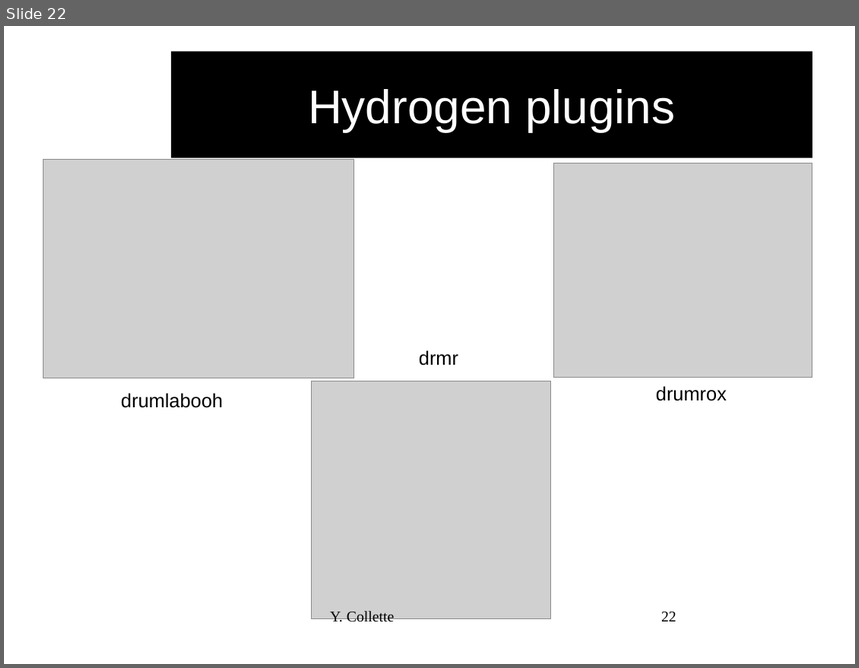
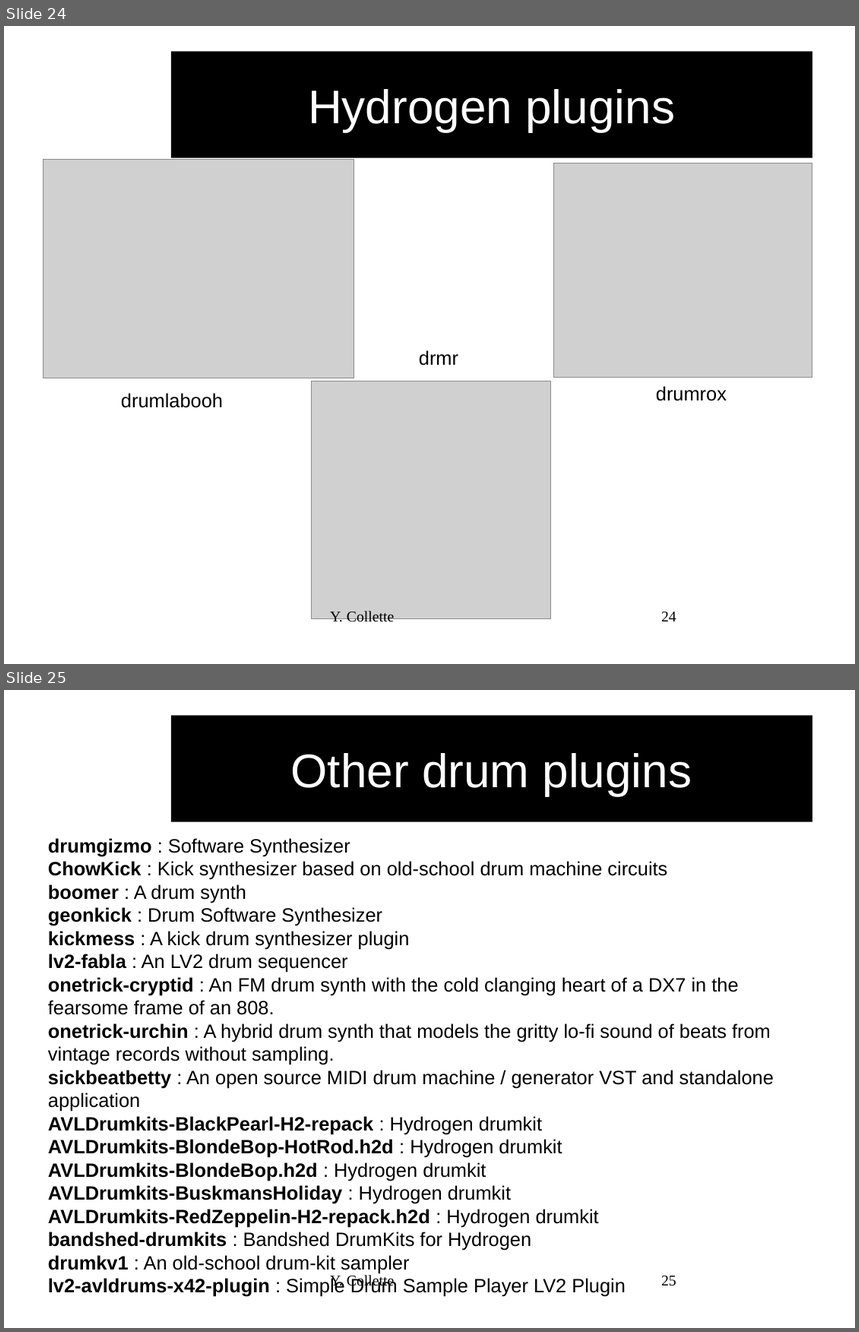
Before and after one commit to audinux/audinux.github.io, a slide deck: workshop/audio/Hydrogen.odp. Shown one above the other, each under a label of ours: slide 22 before the commit, slides 24 and 25 after it. The pictures are 859x668 and 859x1332 pixels, drawn with LibreOffice and Linux fonts; fonts in the diff are those of the drawing; grey boxes stand for pictures; background and template pictures are left out. Boxes give left, top, right and bottom in pixels: in the first picture for what was removed or moved away, otherwise in the second. Text is boxed around its words. In the diff, an @@ line names an element or a change of style, - is before the commit and + after.

```diff
--- a/workshop/audio/Hydrogen.odp
+++ b/workshop/audio/Hydrogen.odp
@@ slide 25 added at (4,690,855,1328), background #FFFFFF @@
@@ title added at (172,716,813,822), fill #000000, 44 pt, text #FFFFFF @@
+Other drum plugins
@@ text added at (48,838,774,1274), 18 pt, text #000000 @@
+drumgizmo : Software Synthesizer
+ChowKick : Kick synthesizer based on old-school drum machine circuits
+boomer : A drum synth
+geonkick : Drum Software Synthesizer
+kickmess : A kick drum synthesizer plugin
+lv2-fabla : An LV2 drum sequencer
+onetrick-cryptid : An FM drum synth with the cold clanging heart of a DX7 in the fearsome frame of an 808.
+onetrick-urchin : A hybrid drum synth that models the gritty lo-fi sound of beats from vintage records without sampling.
+sickbeatbetty : An open source MIDI drum machine / generator VST and standalone application
+AVLDrumkits-BlackPearl-H2-repack : Hydrogen drumkit
+AVLDrumkits-BlondeBop-HotRod.h2d : Hydrogen drumkit
+AVLDrumkits-BlondeBop.h2d : Hydrogen drumkit
+AVLDrumkits-BuskmansHoliday : Hydrogen drumkit
+AVLDrumkits-RedZeppelin-H2-repack.h2d : Hydrogen drumkit
+bandshed-drumkits : Bandshed DrumKits for Hydrogen
+drumkv1 : An old-school drum-kit sampler
+lv2-avldrums-x42-plugin : Simple Drum Sample Player LV2 Plugin
@@ text added at (330,1275,395,1290), 14 pt, text #000000 @@
+Y. Collette
@@ page number added at (661,1276,677,1287), 14 pt, text #000000 @@
+25
@@ what was slide 22 is now slide 24 @@
@@ page number at (661,612,677,622): text changed @@
-22
+24
```
Also in this commit, not shown: 2 other slides added, 20 other files.
